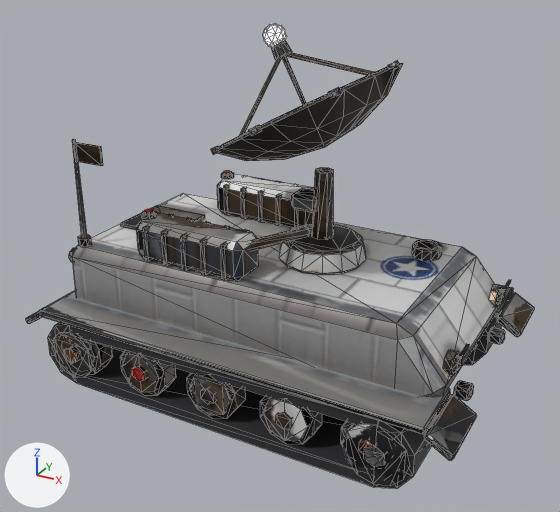
The glTF model public/models/mgg.allies.glb as it was, and as the next commit left it.
Rendered twice from a 50 mm lens placed at (0.627, -1.151, 0.797), pointed at (0.013, -0.034, 0.239). The axes (+X, +Y, +Z) are drawn at lower left. The lights are the same throughout. The first picture is the older version. Mesh edges are drawn as thin lines. Where no turn or scale is listed for an object, it has been applied to the vertices. Vertices at exactly the same position are counted once.

Before the edit, the objects in view are built like this:
```python
me_d = bpy.data.meshes.new('_d')
me_d.from_pydata(...)  # 283 vertices, 430 faces; spans x -0.139..0.175, y -0.176..0.176, z -0.128..0.099
# faces by material slot: [330, 100]
me_d.materials.append(mat_body)
me_d.materials.append(mat_glow_gap)
me_dish = bpy.data.meshes.new('dish')
me_dish.from_pydata(...)  # 40 vertices, 66 faces; spans x -0.0375..0.0375, y -0.02..0.02, z -0.06..0.06
me_dish.materials.append(mat_body)
me_root = bpy.data.meshes.new('root')
me_root.from_pydata(...)  # 1430 vertices, 2175 faces; spans x -0.41..0.41, y -0.262..0.262, z -0.219..0.219
# faces by material slot: [1983, 192]
me_root.materials.append(mat_body)
me_root.materials.append(mat_track)  # dark grey #3f3f42
ob_d_mesh = bpy.data.objects.new('_d_mesh', me_d)
ob_d_mesh.location = (0.027, 0.0, 0.537)
ob_dish_mesh = bpy.data.objects.new('dish_mesh', me_dish)
ob_dish_mesh.location = (0.062, 0.0, 0.34)
ob_root_mesh = bpy.data.objects.new('root_mesh', me_root)
ob_root_mesh.location = (0.004, 0.0, 0.219)
```
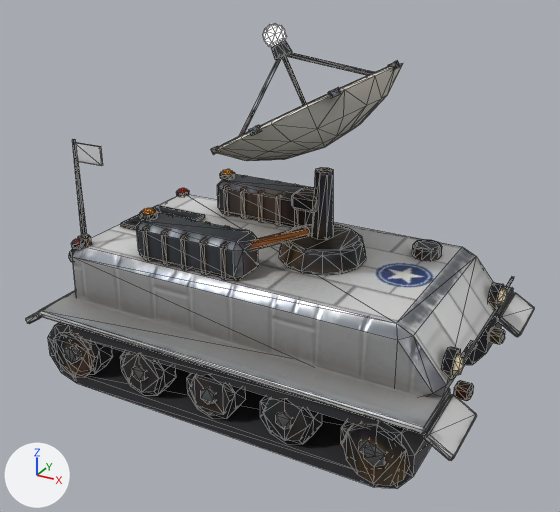
The edits, one by one:
me_root is used by ob_root_mesh; location (0.004, 0.0, 0.219).
me_root had 1430 vertices, 2175 faces and spanned x -0.41..0.41, y -0.262..0.262, z -0.219..0.219.
me_root now has 1494 vertices, 2280 faces and spans x -0.41..0.41, y -0.262..0.262, z -0.219..0.219.
me_root part 1: a new loose piece, an 8-sided cylinder along z spanning x -0.3585..-0.3299, y 0.1507..0.1793, z 0.0157..0.0245, in mat_body.
me_root part 2: the loose piece of 16 vertices spanning x -0.217..-0.191, y -0.143..-0.117, z 0.088..0.096 is scaled about its middle by 1.1, then moved by (-0.14, -0.035, -0.072).
me_root part 3: the loose piece of 17 vertices spanning x -0.214..-0.194, y 0.12..0.14, z 0.096..0.102 is moved by (-0.14, 0.035, -0.071).
me_root part 4: a new loose piece, an 8-sided cylinder along z spanning x -0.2198..-0.1886, y 0.1144..0.1456, z 0.0874..0.097, in mat_body.
me_root part 5: a new loose piece, an 8-sided cylinder along z spanning x -0.2198..-0.1886, y -0.1456..-0.1144, z 0.0874..0.097, in mat_body.
me_root part 6: the loose piece of 17 vertices spanning x -0.214..-0.194, y -0.14..-0.12, z 0.096..0.102 is scaled about its middle by 1.2, then moved by (0.0, 0.26, 0.002).
me_root part 7: the loose piece of 17 vertices spanning x -0.214..-0.194, y -0.14..-0.12, z 0.096..0.102 is copied, and the copy is scaled about its middle by 1.2, then moved by (0.0, 0.0, 0.002); it spans x -0.216..-0.192, y -0.142..-0.118, z 0.097..0.104.
me_root part 8: the loose piece of 16 vertices spanning x 0.353..0.366, y 0.109..0.151, z -0.068..-0.026 is scaled about its middle by 1.2.
me_root part 9: the loose piece of 16 vertices spanning x 0.353..0.366, y -0.151..-0.109, z -0.068..-0.026 is scaled about its middle by 1.2.
me_root part 10: the loose piece of 17 vertices spanning x 0.366..0.376, y 0.114..0.146, z -0.063..-0.031 is scaled about its middle by 1.2, then moved by (0.003, 0.0, 0.0).
me_root part 11: the loose piece of 17 vertices spanning x 0.366..0.376, y -0.146..-0.114, z -0.063..-0.031 is scaled about its middle by 1.2, then moved by (0.003, 0.0, 0.0).
me_root part 12: a new loose piece, a box spanning x 0.3788..0.3828, y 0.105..0.155, z -0.0183..-0.0143, in mat_body.
me_root part 13: a new loose piece, a box spanning x 0.3788..0.3828, y -0.155..-0.105, z -0.0183..-0.0143, in mat_body.
me_root part 14: the loose piece of 16 vertices spanning x -0.217..-0.191, y 0.117..0.143, z 0.088..0.096 is deleted.
me_root part 15: the loose piece of 8 vertices spanning x 0.375..0.379, y -0.151..-0.109, z -0.023..-0.019 is deleted.
me_root part 16: 1733 kept faces spanning x -0.41..0.41, y -0.262..0.262, z -0.21..0.219 get new texture (UV) coordinates.
Other edits to the shape of me_root do not show in these pictures.
me_d has 283 vertices, 430 faces and spans x -0.139..0.175, y -0.176..0.176, z -0.128..0.099.
me_d is used by ob_d_mesh; location (0.027, 0.0, 0.537).
me_d part 17: 320 kept faces spanning x -0.139..0.175, y -0.176..0.176, z -0.128..0.08 get new texture (UV) coordinates.

Boxes [x1, y1, x2, y2] around the edits, measured in the pictures (560 x 512 px; the box of a moved part takes in the faces that stretch with it):
part 1 of me_root, added
    after: [176, 190, 189, 196]
part 2 of me_root, moved or reshaped
    before: [141, 211, 156, 219]
    after: [71, 240, 83, 249]
part 3 of me_root, moved or reshaped
    before: [223, 170, 232, 175]
    after: [178, 188, 188, 193]
part 4 of me_root, added
    after: [220, 172, 235, 179]
part 5 of me_root, added
    after: [140, 210, 158, 220]
part 6 of me_root, moved or reshaped
    before: [143, 209, 154, 214]
    after: [222, 169, 233, 175]
part 7 of me_root, added
    after: [142, 208, 155, 214]
part 8 of me_root, moved or reshaped
    before: [489, 285, 502, 307]
    after: [488, 283, 504, 310]
part 9 of me_root, moved or reshaped
    before: [443, 349, 459, 377]
    after: [441, 347, 461, 380]
part 10 of me_root, moved or reshaped
    before: [497, 289, 505, 305]
    after: [497, 287, 507, 307]
part 11 of me_root, moved or reshaped
    before: [452, 354, 462, 374]
    after: [453, 353, 464, 376]
part 12 of me_root, added
    after: [505, 277, 514, 290]
part 13 of me_root, added
    after: [461, 340, 473, 358]
part 14 of me_root, deleted
    before: [221, 172, 234, 179]
part 15 of me_root, deleted
    before: [459, 344, 470, 359]
part 16 of me_root, surface changed
    both: [26, 139, 534, 486]
part 17 of me_d, surface changed (black to grey)
    both: [211, 49, 403, 161]
